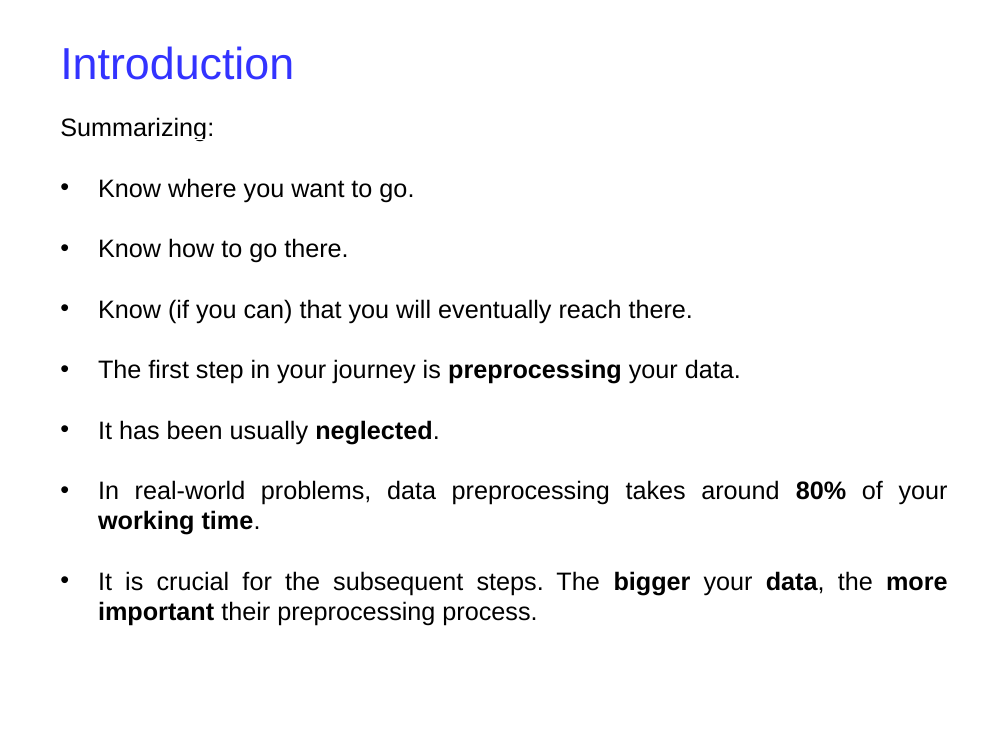
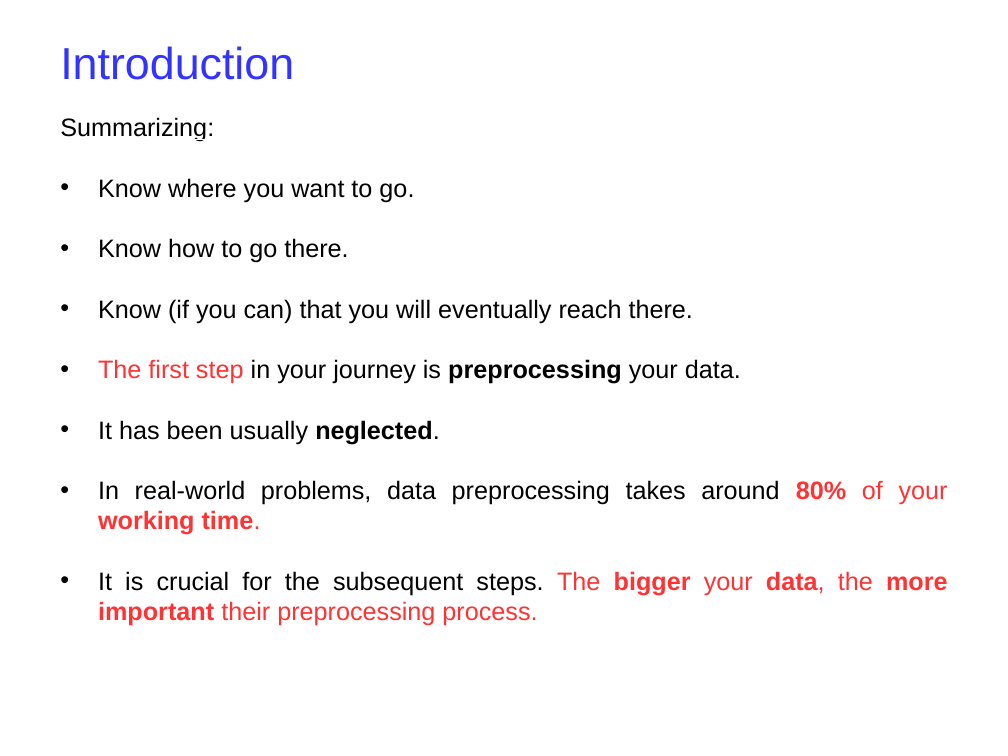
Before and after one commit to ceelch/Introduction_ML_2018_BCAM, a slide deck: slide 6 of Preprocessing_2019/Slides/Preprocessing-2019.odp. Drawn at 1008x756 pixels with LibreOffice and Linux fonts; fonts in the diff are those of the drawing; background and template pictures are left out. Boxes give left, top, right and bottom in pixels: in the first picture for what was removed or moved away, otherwise in the second. Text is boxed around its words. In the diff, an @@ line names an element or a change of style, - is before the commit and + after.

```diff
--- a/Preprocessing_2019/Slides/Preprocessing-2019.odp
+++ b/Preprocessing_2019/Slides/Preprocessing-2019.odp
@@ text at bbox=[98, 359, 948, 626]: text colour #000000 to #FF3333 in "The first step", "80% of your working time.", "The bigger your data, the more important ..." @@
```
Also in this commit, not shown: 4 other slides changed, 2 other files.
